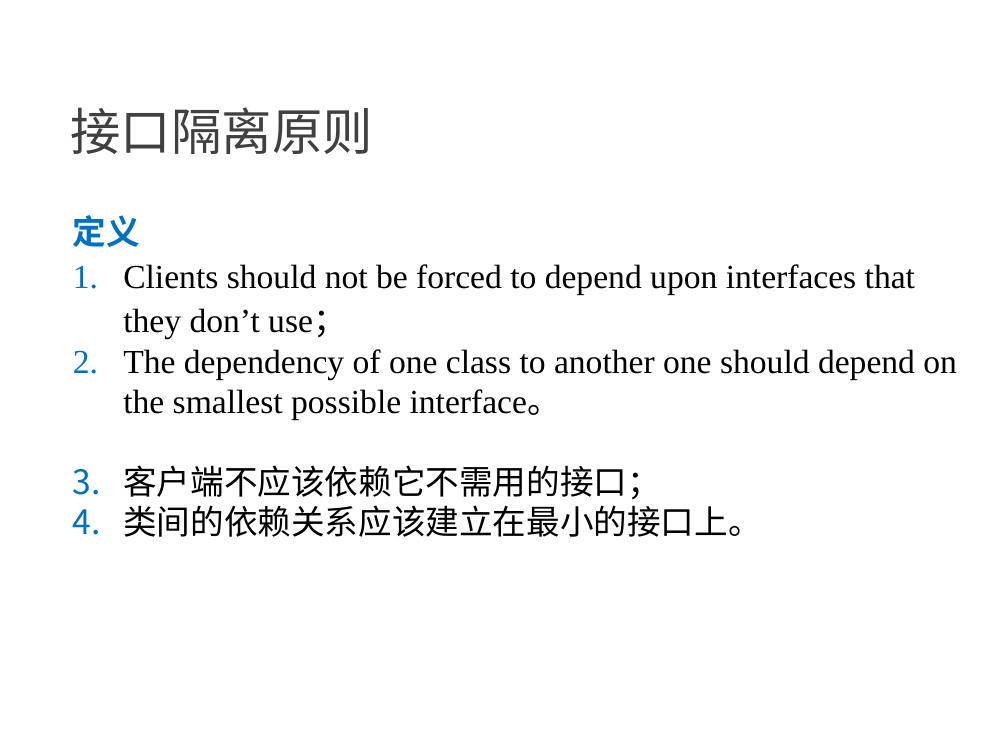
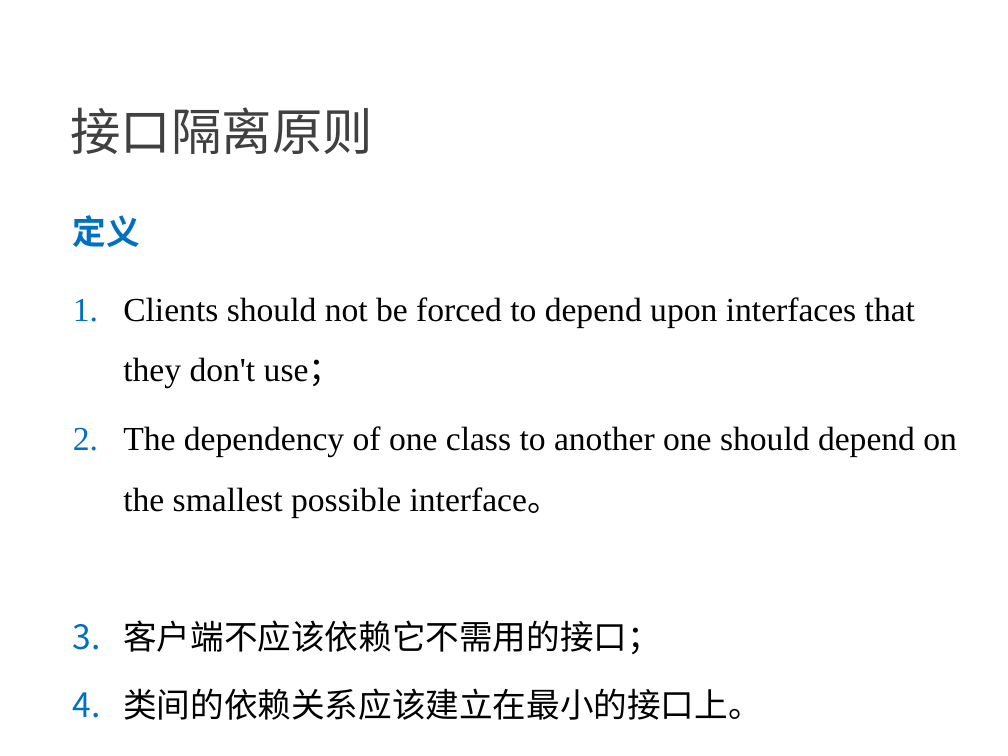
Before and after one commit to NewGr8Player/My-PPT, a slide deck: slide 25 of Design pattern/23种设计模式详解.pptx. Drawn at 1008x756 pixels with LibreOffice and Linux fonts; fonts in the diff are those of the drawing. Boxes give left, top, right and bottom in pixels: in the first picture for what was removed or moved away, otherwise in the second. Text is boxed around its words. In the diff, an @@ line names an element or a change of style, - is before the commit and + after.

```diff
--- a/Design pattern/23种设计模式详解.pptx
+++ b/Design pattern/23种设计模式详解.pptx
@@ text at (73,215,957,720): more space between paragraphs; line spacing 1 to 1.5 @@
@@ text at (123,297,915,388): text changed @@
-1. Clients should not be forced to depend upon interfaces that they don’t use；
+1. Clients should not be forced to depend upon interfaces that they don't use；
```
Also in this commit, not shown: 27 other slides changed.
